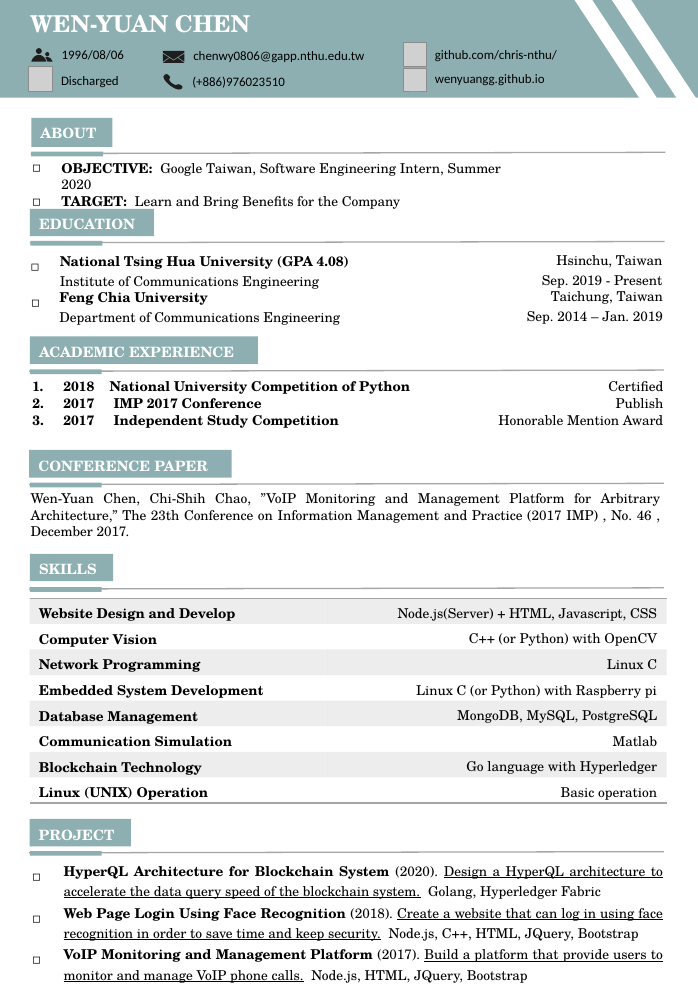
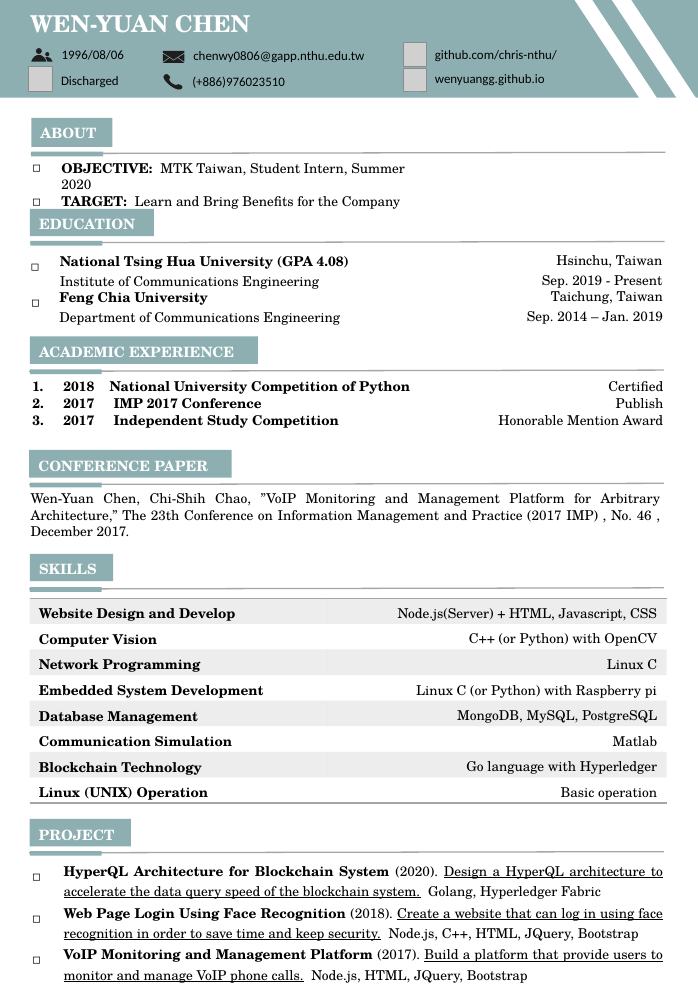
Before and after one commit to chris-nthu/nodejs-pwa, a slide deck: slide 1 of File/Resume_v3(ENG).pptx. Drawn at 698x1008 pixels with LibreOffice and Linux fonts; fonts in the diff are those of the drawing; grey boxes stand for pictures. Boxes give left, top, right and bottom in pixels: in the first picture for what was removed or moved away, otherwise in the second. Text is boxed around its words. In the diff, an @@ line names an element or a change of style, - is before the commit and + after.

```diff
--- a/File/Resume_v3(ENG).pptx
+++ b/File/Resume_v3(ENG).pptx
@@ text at box(61, 163, 404, 189): text changed @@
-◻ OBJECTIVE: Google Taiwan, Software Engineering Intern, Summer 2020
+◻ OBJECTIVE: MTK Taiwan, Student Intern, Summer 2020
```
Also in this commit, not shown: 5 other files.
